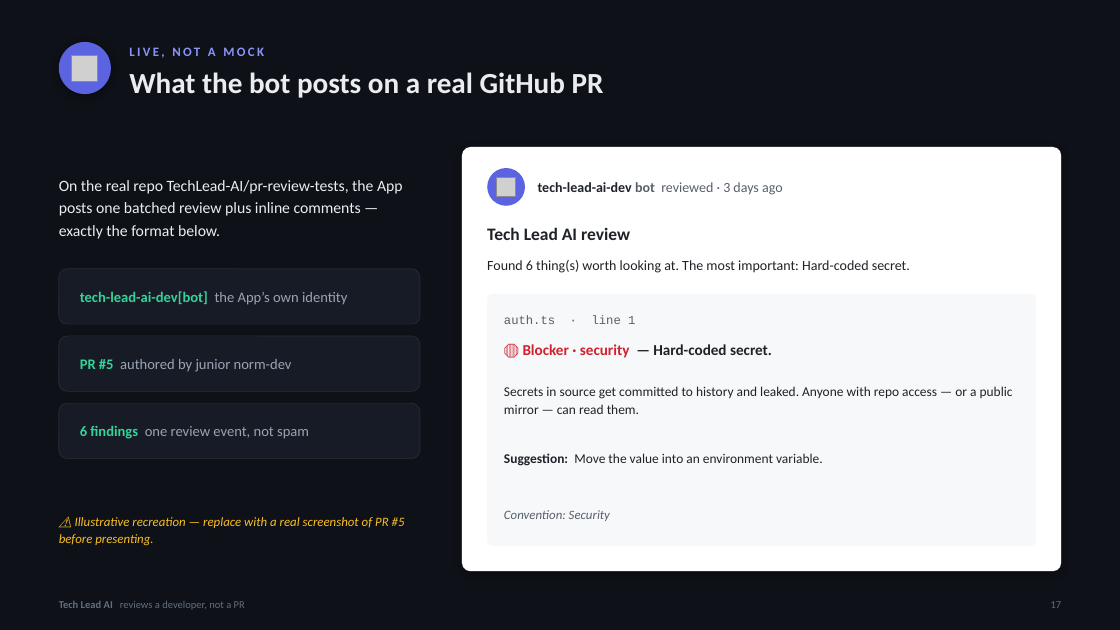
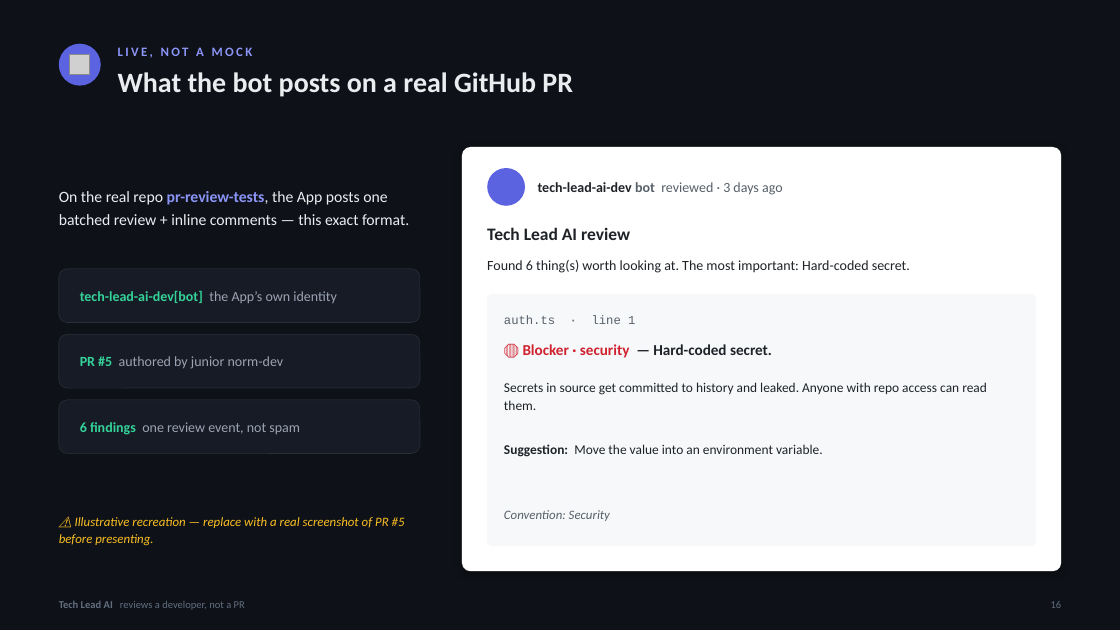
Before and after one commit to TechLead-AI/techlead-ai, a slide deck: slide 16 of TechLead2.pptx (slide 17 before the commit). Drawn at 1120x630 pixels with LibreOffice and Linux fonts; fonts in the diff are those of the drawing; grey boxes stand for pictures; background and template pictures are left out. Boxes give left, top, right and bottom in pixels: in the first picture for what was removed or moved away, otherwise in the second. Text is boxed around its words. In the diff, an @@ line names an element or a change of style, - is before the commit and + after.

```diff
--- a/TechLead2.pptx
+++ b/TechLead2.pptx
@@ ellipse: place and size @@
-ellipse at (59,42,111,94)
+ellipse at (59,44,101,86)
@@ ellipse at (59,44,101,86): shadow off @@
@@ picture: place and size @@
-picture at (71,55,97,82)
+picture at (70,55,90,75)
@@ text "LIVE, NOT A MOCK": place and size @@
-text "LIVE, NOT A MOCK" at (129,47,264,58)
+text "LIVE, NOT A MOCK" at (118,47,253,58)
@@ text "What the bot posts on ...": place and size @@
-text "What the bot posts on ..." at (129,72,604,98)
+text "What the bot posts on ..." at (118,72,573,97)
@@ text "What the bot posts on ..." at (118,72,573,97): size 25 to 24 pt @@
@@ picture removed at (497,177,516,197) @@
@@ text at (59,191,409,225): text changed @@
-On the real repo TechLead-AI/pr-review-tests, the App posts one batched review plus inline comments — exactly the format below.
+On the real repo pr-review-tests, the App posts one batched review + inline comments — this exact format.
@@ rounded rectangle: place and size @@
-rounded rectangle at (59,336,420,392)
+rounded rectangle at (59,334,420,388)
@@ text at (504,382,987,410): text changed @@
-Secrets in source get committed to history and leaked. Anyone with repo access — or a public mirror — can read them.
+Secrets in source get committed to history and leaked. Anyone with repo access can read them.
@@ proportions changed in 3 elements at (59,269,420,323), (59,334,420,388), (59,400,420,454) @@
@@ rounded rectangle: place and size @@
-rounded rectangle at (59,403,420,459)
+rounded rectangle at (59,400,420,454)
@@ size 12.5 to 12 pt in 3 elements at (80,291,337,303), (80,356,284,369), (80,422,300,435) @@
@@ text "Suggestion: Move the value into ...": place and size @@
-text "Suggestion: Move the value into ..." at (504,453,823,466)
+text "Suggestion: Move the value into ..." at (504,444,823,457)
@@ text at (1051,601,1062,608): text changed @@
-17
+16
```
Also in this commit, not shown: 17 other slides changed, 2 slides added, 3 slides removed.
